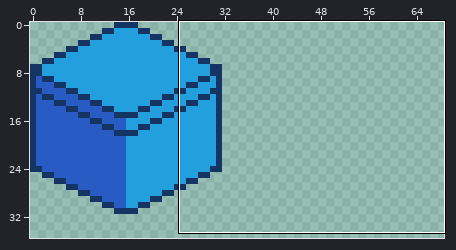
File history of a sprite sheet, assets/gfx/tiles.png. The picture above shows the old version from afar; the outline marks the close-up.
Close-up. The starting point:
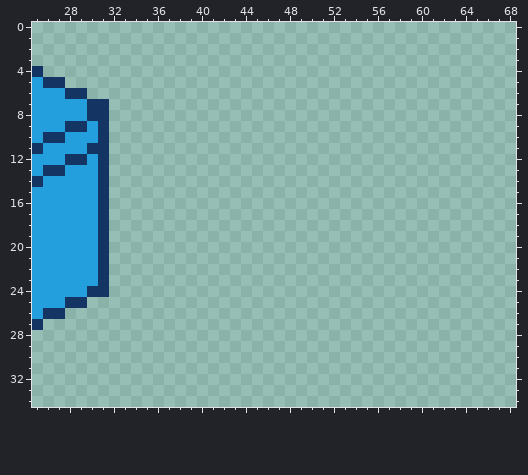
The file is 128x128 pixels. Shown: x 25..68, y 0..34. The wide view leaves out empty margins.
Once edited:
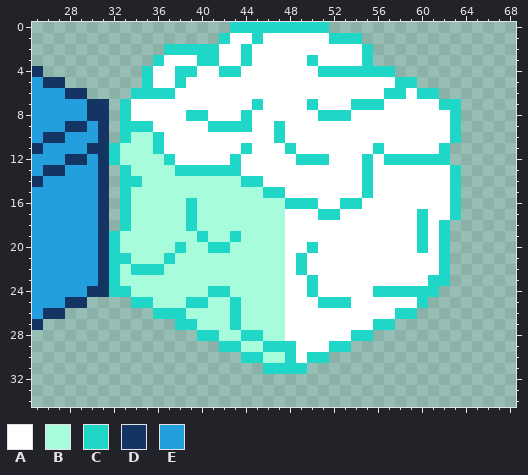
Palette (. is transparent): A #ffffff  B #a6fcdb  C #20d6c7  D #143464  E #249fde
Change:
y 0: x 43..51 ......... -> CCCCCCCCC
y 1: x 42..54 ............. -> CAACAAAAAACCC
y 2: x 37..55 ................... -> CCCCCAACAAAAAAAAAAC
y 3: x 36..55 .................... -> CAAACCAACAAAAACAAAAC
y 4: x 35..57 ....................... -> CAACCAACCAAAAAAACCCCCCC
y 5: x 35..59 ......................... -> CAACAAAAAAAAAAAAAAAAAAACC
y 6: x 34..61 ............................ -> CCCCAAAAAAAAAAAAAAAAAAACCACC
y 7: x 33..63 ............................... -> CAAAAAAAAAAACAAAACAAACCCAAAAACC
y 8: x 33..63 ............................... -> CAAAAACCAAACAAAAAACCCAAAAAAAAAC
y 9: x 33..63 ............................... -> CCCAAAAACCCCAACAAAAAAAAAAAAAAAC
y 10: x 33..63 ............................... -> CBBCAAAAAAAAAACAAAAAAAAAAAAAAAC
y 11: x 32..62 ............................... -> CBBBCAAAAAAACAAACAAAAAAACAAAAAC
y 12: x 32..62 ............................... -> CBBBBCAAAAACAAAAACCCAAACACCCCCC
y 13: x 33..63 ............................... -> CBBBBCCCCCCAAAAAAAAAAACAAAAAAAC
y 14: x 33..63 ............................... -> CCBBBBBBBBBCCAAAAAAAAACAAAAAAAC
y 15: x 33..63 ............................... -> CBBBBBBBBBBBBCCAAAAAAACAAAAAAAC
y 16: x 33..63 ............................... -> CBBBBBCBBBBBBBBCCCAACCAAAAAAAAC
y 17: x 33..63 ............................... -> CBBBBBCBBBBBBBBAAACCAAAAAAACAAC
y 18: x 33..62 .............................. -> CBBBBBCBBBBBBBBAAAAAAAAAAAACAC
y 19: x 32..62 ............................... -> CBBBBBBBCBBCBBBBAAAAAAAAAAAACAC
y 20: x 32..62 ............................... -> CBBBBBCBBCCBBBBBAACAAAAAAAAACAC
y 21: x 32..62 ............................... -> CCBBBCBBBBBBBBBBACAAAAAAAAAAAAC
y 22: x 32..62 ............................... -> CBCCCBBBBBBBBBBBACAAAAAAAAAAAAC
y 23: x 32..62 ............................... -> CBBBBBBBBBBBBBBBAACAAAAAAAAAACC
y 24: x 32..61 .............................. -> CCBBBBBBBCCBBBBBAACAAAAACCCCCC
y 25: x 34..60 ........................... -> CCBBBCCBBCBBBBAAACCCAAAAAAC
y 26: x 36..59 ........................ -> CCCBBBBCBBBBAAAAAAAAAACC
y 27: x 38..57 .................... -> CCBBBCBBBBAAAAAAAACC
y 28: x 40..55 ................ -> CCBBCCBBAAAAAACC
y 29: x 42..53 ............ -> CCBBCCCAAACC
y 30: x 44..51 ........ -> CCBBCACC
y 31: x 46..49 .... -> CCCC
